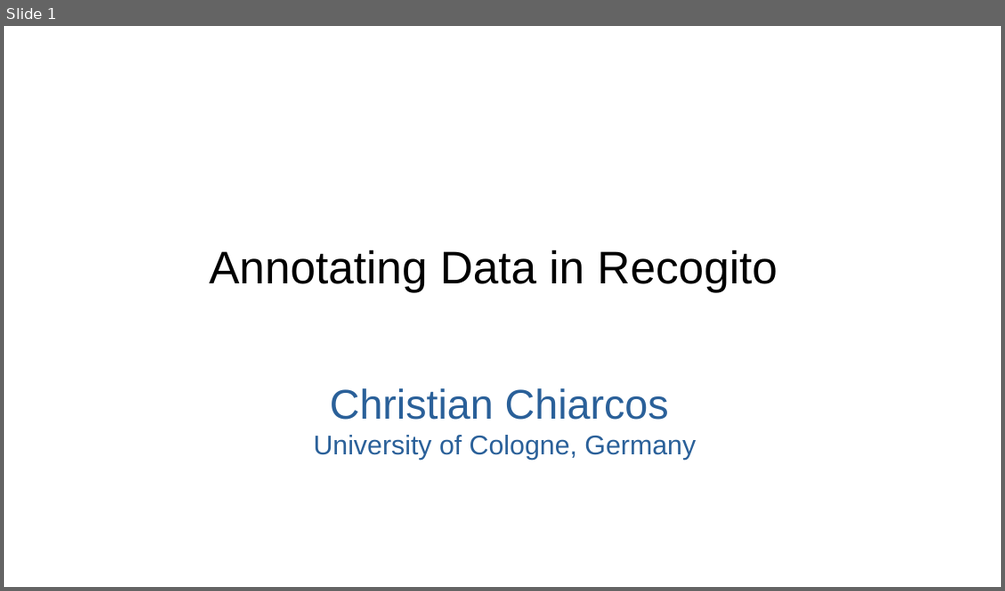
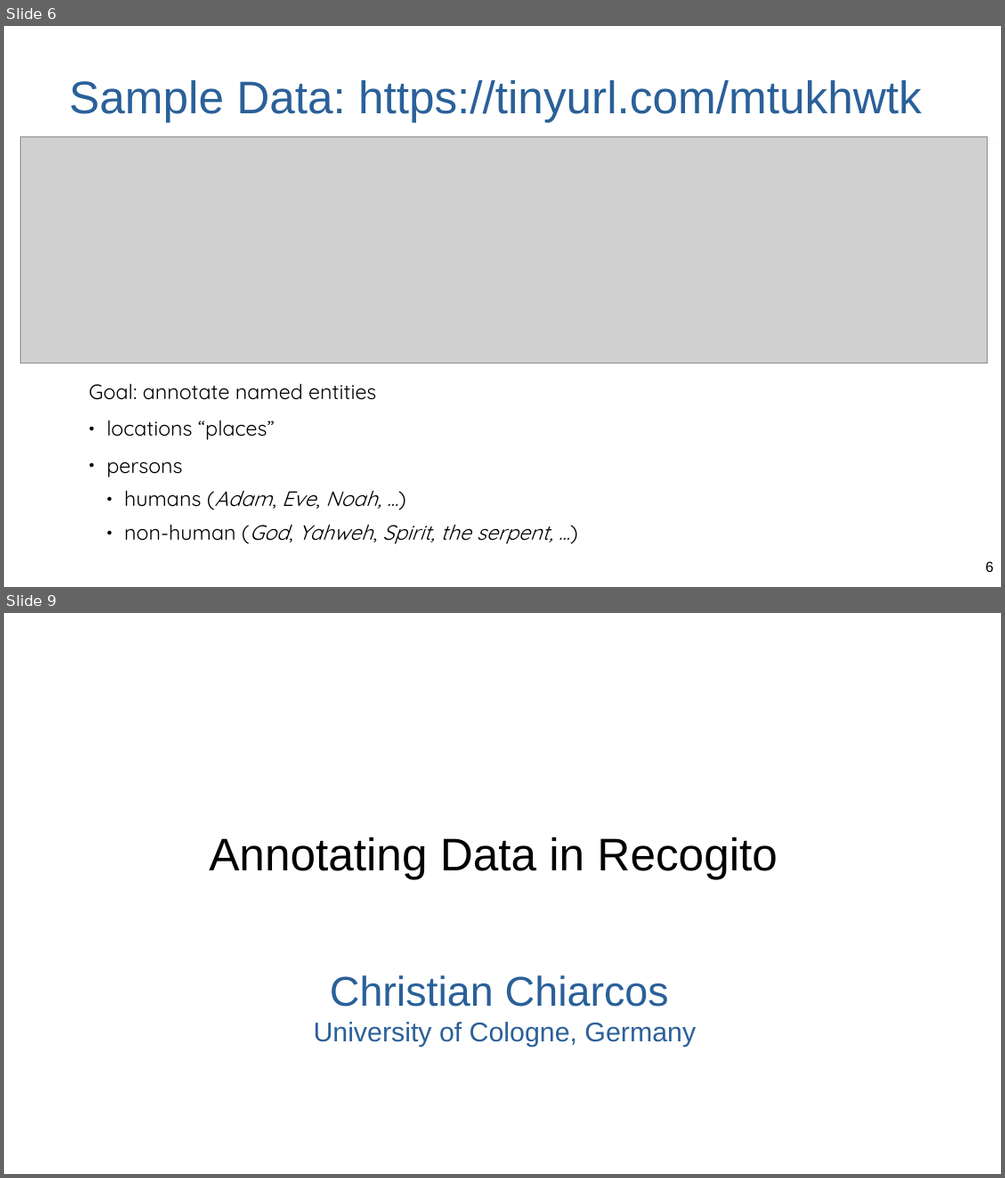
Before and after one commit to dh-tech/DH2022-workshop, a slide deck: slides/recogito.odp. Shown one above the other, each under a label of ours: slide 1 before the commit, slides 6 and 9 after it; the slides between them are not shown. The pictures are 1005x591 and 1005x1178 pixels, drawn with LibreOffice and Linux fonts; fonts in the diff are those of the drawing; grey boxes stand for pictures; background and template pictures are left out. Boxes give left, top, right and bottom in pixels: in the first picture for what was removed or moved away, otherwise in the second. Text is boxed around its words. In the diff, an @@ line names an element or a change of style, - is before the commit and + after.

```diff
--- a/slides/recogito.odp
+++ b/slides/recogito.odp
@@ slide 6 added at (x1=4, y1=26, x2=1001, y2=587), background #FFFFFF @@
@@ title added at (x1=69, y1=79, x2=922, y2=122), 44 pt, text #2A6099 @@
+Sample Data: https://tinyurl.com/mtukhwtk
@@ picture added at (x1=20, y1=136, x2=988, y2=362) @@
@@ rectangle added at (x1=55, y1=142, x2=1001, y2=154), fill gradient #FFFFFF to #83CAFF @@
@@ rectangle added at (x1=736, y1=318, x2=1001, y2=587), fill #FFFFFF at 50% opacity, outline #FFFFFF 0 pt @@
@@ text added at (x1=89, y1=384, x2=553, y2=544), 20 pt, text #000000 @@
+Goal: annotate named entities
+  ● locations “places”
+  ● persons
+    ● humans (Adam, Eve, Noah, ...)
+    ● non-human (God, Yahweh, Spirit, the serpent, ...)
@@ page number added at (x1=986, y1=561, x2=994, y2=572), 14 pt, text #000000 @@
+6
@@ what was slide 1 is now slide 9 @@
```
Also in this commit, not shown: 1 slide changed, 7 other slides added.
